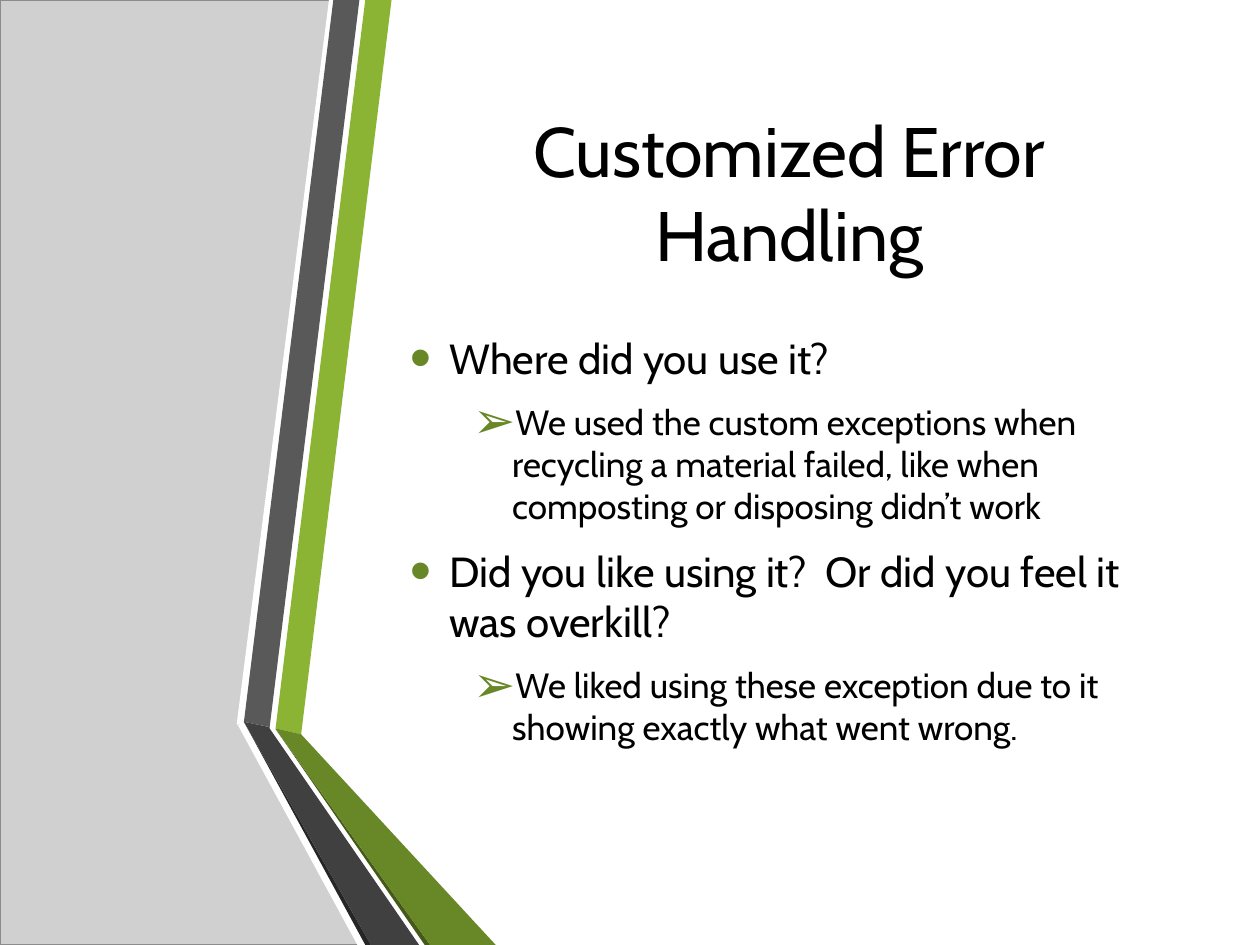
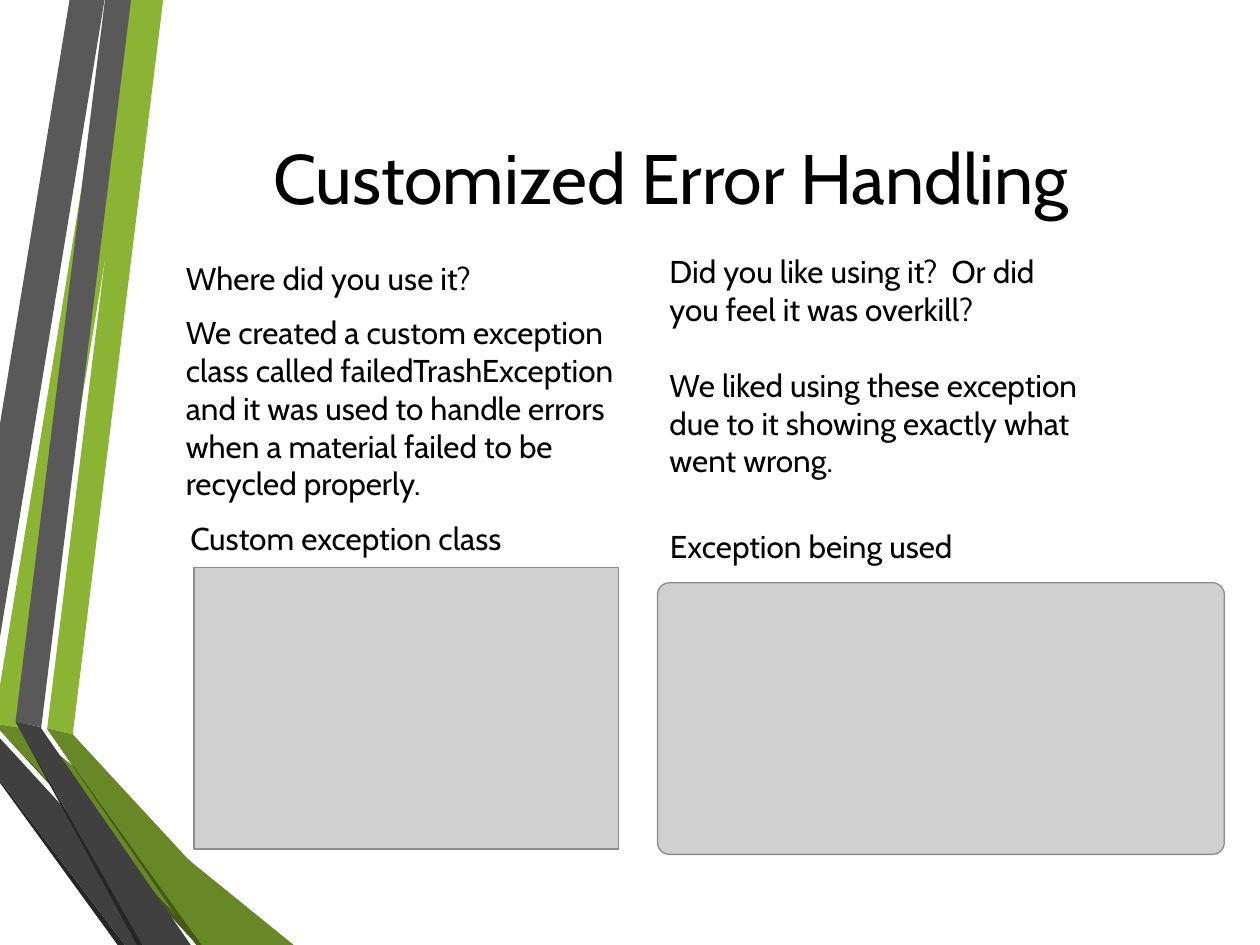
Before and after one commit to clampett/recycling-aid, a slide deck: slide 11 of Recycling Aid Presentation.pptx (slide 8 before the commit). Drawn at 1260x945 pixels with LibreOffice and Linux fonts; fonts in the diff are those of the drawing; grey boxes stand for pictures; background and template pictures are left out. Boxes give left, top, right and bottom in pixels: in the first picture for what was removed or moved away, otherwise in the second. Text is boxed around its words. In the diff, an @@ line names an element or a change of style, - is before the commit and + after.

Commit message:
Added uml pictures and latest ppt

```diff
--- a/Recycling Aid Presentation.pptx
+++ b/Recycling Aid Presentation.pptx
@@ rectangle removed at [0, 0, 1260, 945] @@
@@ picture removed at [0, 0, 489, 945] @@
@@ freeform shape removed at [237, 0, 507, 730] @@
@@ title "Customized Error Handling" rewrapped from [534, 124, 1045, 277] to [274, 151, 1068, 220] @@
@@ text "Where did you use it?": place and size @@
-text "Where did you use it?" at [449, 342, 1119, 749]
+text "Where did you use it?" at [186, 266, 614, 503]
@@ text at [186, 266, 470, 297]: size 24 to 18 pt in "Where did you use it?"; bullet • to none; less space between paragraphs @@
@@ text added at [669, 259, 1077, 480], 18 pt, text #000000 @@
+Did you like using it? Or did you feel it was overkill?
+We liked using these exception due to it showing exactly what went wrong.
@@ text at [186, 320, 614, 503]: text changed; size 20 to 18 pt @@
-  ➢ We used the custom exceptions when recycling a material failed, like when composting or disposing didn’t work
-• Did you like using it? Or did you feel it was overkill?
-  ➢ We liked using these exception due to it showing exactly what went wrong.
+We created a custom exception class called failedTrashException and it was used to handle errors when a material failed to be recycled properly.
@@ text added at [190, 526, 501, 557], 18 pt, text #000000 @@
+Custom exception class
@@ text added at [670, 534, 952, 565], 18 pt, text #000000 @@
+Exception being used
@@ picture added at [194, 567, 619, 848] @@
@@ picture added at [658, 583, 1225, 856] @@
@@ 6 freeform shapes: place and size @@
-6 freeform shapes at [244, 0, 496, 945]
+6 freeform shapes at [15, 0, 267, 945]
@@ freeform shape removed at [238, 724, 498, 945] @@
```
Also in this commit, not shown: 8 other slides changed, 6 slides added, 3 slides removed, 4 other files.
